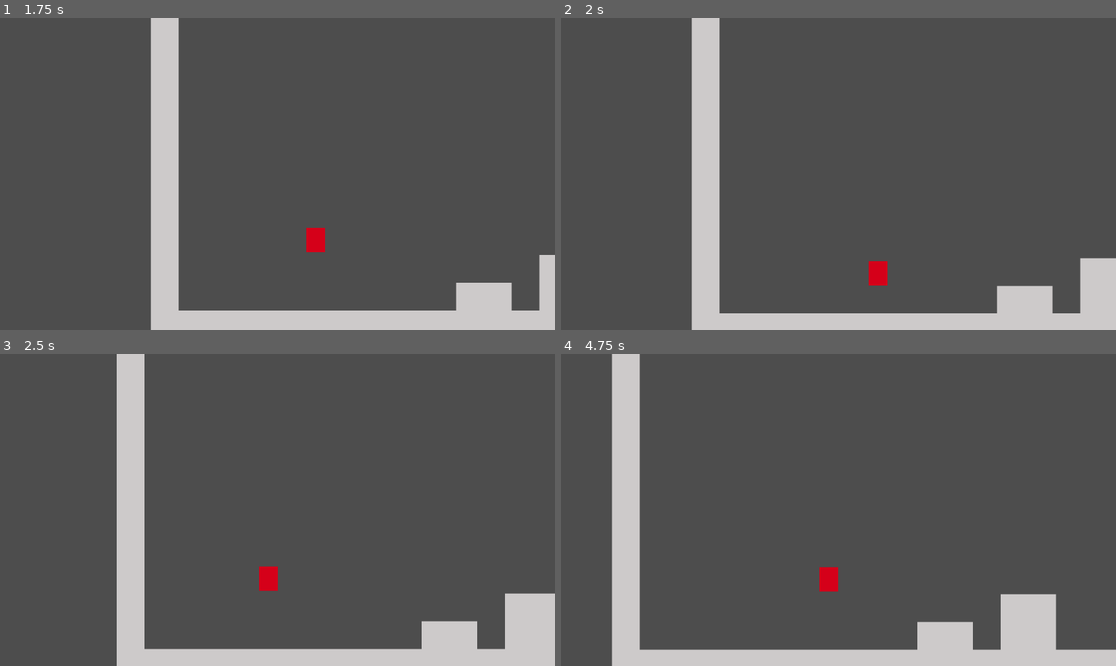
Above: before the commit, frames 1-4 (two rows, left to right).
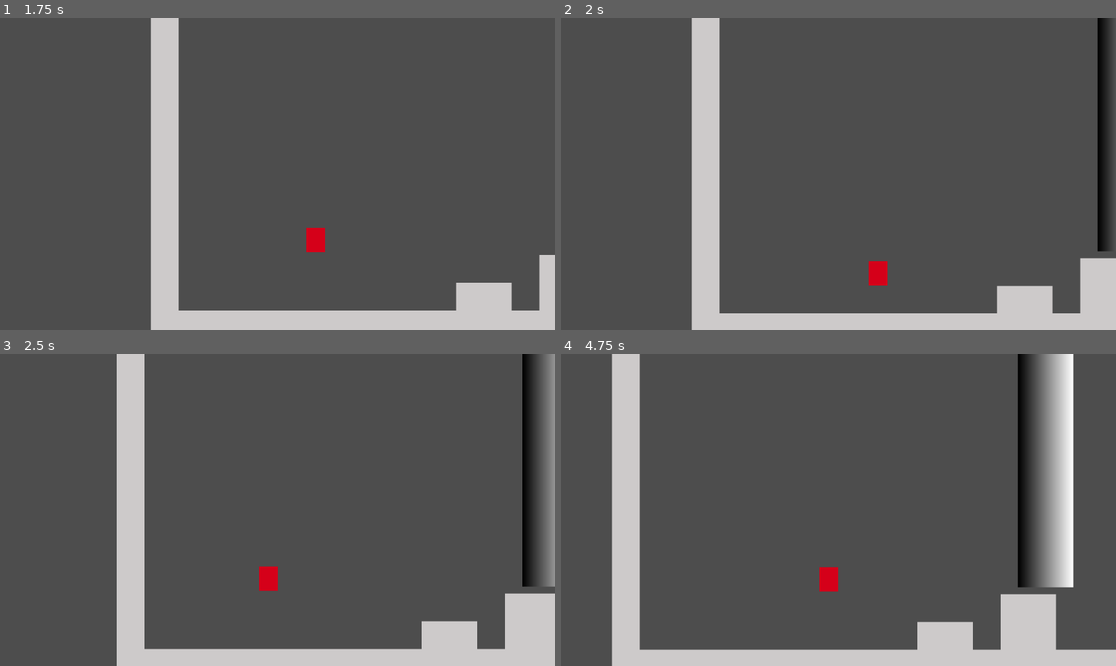
Above: after the commit, the same moments.

Repository: Ximandiv/gamejam-2026
Game: Godot game, scene res://Scenes/yisus_test_scene.tscn
The game is run twice, just before and just after one commit, with the same random seed, the same clock (stepped at 60 frames per second) and the same inputs.
Inputs:
- Up to frame 1 (1.75 s): hold Right (right) from 0.53 s (still down); tap Space (jump) at 0.6, 0.77, 1.07, 1.35, 1.52 s
- Up to frame 2 (2 s): keep holding Right (right); tap Space (jump) at 1.82 s
- Up to frame 3 (2.5 s): release Right (right) at 2.03 s; hold Left (left) from 2.03 s (still down); tap Space (jump) at 2.1 s
- Up to frame 4 (4.75 s): release Left (left) at 2.78 s; hold Right (right) 2.78-4.28 s; tap Space (jump) at 2.85, 3.02, 3.32, 3.6, 3.77, 4.07, 4.35, 4.52 s; hold Left (left) from 4.28 s (still down)

Frame 1 is identical in both runs. In frame 2, 1.6% of the frame differs, in the area x 96-99%, y 0-75%; in frame 3, 3.0%; in frame 4, 6.2%, in the area x 82-93%, y 0-75%.

Commit message:
Adds sound trigger

Diff:
--- a/Scenes/Player/player.tscn
+++ b/Scenes/Player/player.tscn
@@ -1,6 +1,8 @@
 [gd_scene format=3 uid="uid://cgo4svi4wqvx5"]
 
 [ext_resource type="Script" uid="uid://siqecrqe6t24" path="res://Scripts/Player/player_movement.gd" id="1_eu8fj"]
+[ext_resource type="Script" uid="uid://bxqqlf6oxqmb3" path="res://Scripts/Player/player_status.gd" id="2_xpcdj"]
+[ext_resource type="Resource" uid="uid://civ3ox8hjoccq" path="res://Scripts/Player/Resources/player_status_resource.tres" id="3_mtuoh"]
 
 [sub_resource type="RectangleShape2D" id="RectangleShape2D_kwpoq"]
 size = Vector2(32, 32)
@@ -42,3 +44,7 @@
 position_smoothing_enabled = true
 position_smoothing_speed = 2.0
 editor_draw_limits = true
+
+[node name="Status" type="Node" parent="." unique_id=428140085]
+script = ExtResource("2_xpcdj")
+status = ExtResource("3_mtuoh")
--- a/Scenes/emmanuel_test_scene.tscn
+++ b/Scenes/emmanuel_test_scene.tscn
@@ -1,4 +1,7 @@
 [gd_scene format=3 uid="uid://ctgg4scjkwo6r"]
+
+[ext_resource type="Script" uid="uid://b7ccgbv8ck72" path="res://Scripts/Triggers/sound_trigger.gd" id="1_rgrpr"]
+[ext_resource type="Resource" uid="uid://civ3ox8hjoccq" path="res://Scripts/Player/Resources/player_status_resource.tres" id="2_1lh5y"]
 
 [sub_resource type="PlaceholderTexture2D" id="PlaceholderTexture2D_4ghb3"]
 
@@ -25,15 +28,16 @@
 [node name="CollisionShape2D" type="CollisionShape2D" parent="Platform" unique_id=1620619019]
 shape = SubResource("RectangleShape2D_rgrpr")
 
-[node name="Area2D" type="Area2D" parent="." unique_id=1720025750]
-position = Vector2(718, 306)
-scale = Vector2(20, 20)
+[node name="SoundTrigger" type="Area2D" parent="." unique_id=1720025750]
+position = Vector2(549, 342)
+scale = Vector2(1, 5)
+script = ExtResource("1_rgrpr")
+playerStatus = ExtResource("2_1lh5y")
 metadata/_edit_group_ = true
 
-[node name="Sprite2D" type="Sprite2D" parent="Area2D" unique_id=1914526836]
-position = Vector2(0.12499809, -9.536743e-07)
-scale = Vector2(0.31328124, 0.29999998)
+[node name="Sprite2D" type="Sprite2D" parent="SoundTrigger" unique_id=1914526836]
 texture = SubResource("GradientTexture2D_rgrpr")
 
-[node name="CollisionShape2D" type="CollisionShape2D" parent="Area2D" unique_id=245533248]
+[node name="CollisionShape2D" type="CollisionShape2D" parent="SoundTrigger" unique_id=245533248]
+scale = Vector2(3.25, 3.25)
 shape = SubResource("RectangleShape2D_ssx8l")
--- a/Scenes/yisus_test_scene.tscn
+++ b/Scenes/yisus_test_scene.tscn
@@ -2,6 +2,8 @@
 
 [ext_resource type="Texture2D" uid="uid://b8myyi0sv82fr" path="res://Art/Sprites/tile_test.png" id="1_5xh47"]
 [ext_resource type="PackedScene" uid="uid://cgo4svi4wqvx5" path="res://Scenes/Player/player.tscn" id="2_xudlo"]
+[ext_resource type="Script" uid="uid://b7ccgbv8ck72" path="res://Scripts/Triggers/sound_trigger.gd" id="3_dds7g"]
+[ext_resource type="Resource" uid="uid://civ3ox8hjoccq" path="res://Scripts/Player/Resources/player_status_resource.tres" id="4_dbbww"]
 
 [sub_resource type="TileSetAtlasSource" id="TileSetAtlasSource_vrbon"]
 texture = ExtResource("1_5xh47")
@@ -21,6 +23,13 @@
 physics_layer_0/collision_layer = 1
 sources/0 = SubResource("TileSetAtlasSource_vrbon")
 
+[sub_resource type="Gradient" id="Gradient_4ghb3"]
+
+[sub_resource type="GradientTexture2D" id="GradientTexture2D_8rf2w"]
+gradient = SubResource("Gradient_4ghb3")
+
+[sub_resource type="RectangleShape2D" id="RectangleShape2D_yu3ju"]
+
 [node name="yisus_test_scene" type="Node2D" unique_id=617657900]
 
 [node name="TileMapLayer" type="TileMapLayer" parent="." unique_id=898389874]
@@ -29,3 +38,17 @@
 
 [node name="player" parent="." unique_id=766591790 instance=ExtResource("2_xudlo")]
 position = Vector2(70, 584)
+
+[node name="SoundTrigger" type="Area2D" parent="." unique_id=1408872714]
+position = Vector2(500, 376.00003)
+scale = Vector2(1, 5)
+script = ExtResource("3_dds7g")
+playerStatus = ExtResource("4_dbbww")
+metadata/_edit_group_ = true
+
+[node name="Sprite2D" type="Sprite2D" parent="SoundTrigger" unique_id=1498223454]
+texture = SubResource("GradientTexture2D_8rf2w")
+
+[node name="CollisionShape2D" type="CollisionShape2D" parent="SoundTrigger" unique_id=1981265540]
+scale = Vector2(3.25, 3.25)
+shape = SubResource("RectangleShape2D_yu3ju")
--- /dev/null
+++ b/Scripts/Player/Enums/player_mask_enum.gd
@@ -0,0 +1,8 @@
+extends Node
+
+enum Value {
+	NONE,
+	SILENCE,
+	FOCUS,
+	BRAVERY
+}
--- /dev/null
+++ b/Scripts/Player/Resources/player_status_resource.tres
@@ -0,0 +1,7 @@
+[gd_resource type="Resource" script_class="PlayerStatus" format=3 uid="uid://civ3ox8hjoccq"]
+
+[ext_resource type="Script" uid="uid://bxvrnr0fuy7w7" path="res://Scripts/Player/player_status_resource.gd" id="1_ja3rf"]
+
+[resource]
+script = ExtResource("1_ja3rf")
+metadata/_custom_type_script = "uid://bxvrnr0fuy7w7"
--- a/Scripts/Player/player_movement.gd
+++ b/Scripts/Player/player_movement.gd
@@ -1,38 +1,47 @@
 extends CharacterBody2D
 
-signal personaje_muerto
-
+@export var push_force := 500.0
 @export var area_2d: Area2D
 
-var _velocidad: float = 100.0
-var _velocidad_salto: float = -350.0
-var _muerto: bool = false
+var _playerSpeed: float = 100.0
+var _currentPlayerSpeed: float = 100.0
+var _playerJumpForce: float = -350.0
 
-func _ready() -> void:
+var _input_velocity_x := 0.0
+var _push_velocity_x := 0.0
+
+func _enter_tree() -> void:
 	add_to_group("personajes")
-	_muerto = false
-	area_2d.body_entered.connect(_on_area_2d_body_entered)
 
 func _physics_process(delta: float) -> void:
-	# gravedad
+	# gravity
 	velocity += get_gravity() * delta
 
-	# slalto
+	# jump
 	if Input.is_action_just_pressed("jump") and is_on_floor():
-		velocity.y = _velocidad_salto
+		velocity.y = _playerJumpForce
 
-	#movimiento lateral
+	# input
 	if Input.is_action_pressed("right"):
-		velocity.x = _velocidad
+		_input_velocity_x = _currentPlayerSpeed
 	elif Input.is_action_pressed("left"):
-		velocity.x = -_velocidad
+		_input_velocity_x = -_currentPlayerSpeed
 	else:
-		velocity.x = 0
+		_input_velocity_x = 0
+
+	#combine
+	velocity.x = _input_velocity_x + _push_velocity_x
+
+	# decay push over time (important)
+	_push_velocity_x = move_toward(_push_velocity_x, 0.0, 1200 * delta)
 
 	move_and_slide()
 
+func stop_movement() -> void:
+	_currentPlayerSpeed = 0
 
-func _on_area_2d_body_entered(_body: Node2D):
-	_muerto = true
-	await get_tree().create_timer(0.5).timeout
-	personaje_muerto.emit()
+func resume_movement() -> void:
+	_currentPlayerSpeed = _playerSpeed
+
+func apply_push(direction: int, strength: float = 1.0) -> void:
+	_push_velocity_x += direction * push_force * strength
--- /dev/null
+++ b/Scripts/Player/player_status.gd
@@ -0,0 +1,3 @@
+extends Node
+
+@export var status : PlayerStatus
--- /dev/null
+++ b/Scripts/Player/player_status_resource.gd
@@ -0,0 +1,4 @@
+extends Resource
+class_name PlayerStatus
+
+@export var currentMask : PlayerMaskEnum.Value = PlayerMaskEnum.Value.NONE
--- /dev/null
+++ b/Scripts/Triggers/sound_trigger.gd
@@ -0,0 +1,23 @@
+extends Area2D
+
+# Horizontal Direction is -1 for left, 1 for right
+@export var horizontalDirection := -1
+@export var pushStrength := 1.0
+@export var playerStatus : PlayerStatus
+
+func _enter_tree() -> void:
+	add_to_group("sound_push_area")
+
+func _ready() -> void:
+	body_entered.connect(_on_player_enter)
+
+func _on_player_enter(body : Node2D) -> void:
+	if body.name != "player":
+		return
+
+	if playerStatus.currentMask != PlayerMaskEnum.Value.SILENCE:
+		body.stop_movement()
+		await get_tree().create_timer(1.5).timeout
+		body.apply_push(horizontalDirection, pushStrength)
+		body.resume_movement()
+		return
--- a/project.godot
+++ b/project.godot
@@ -17,6 +17,10 @@
 config/name="Jam 2026"
 run/main_scene="res://Scenes/yisus_test_scene.tscn"
 config/features=PackedStringArray("4.6", "GL Compatibility")
+
+[autoload]
+
+PlayerMaskEnum="*uid://fkwwo01u5xv4"
 
 [display]
 
Not shown, added: Scripts/Player/Enums/player_mask_enum.gd.uid
Not shown, added: Scripts/Player/player_status.gd.uid
Not shown, added: Scripts/Player/player_status_resource.gd.uid
Not shown, added: Scripts/Triggers/sound_trigger.gd.uid
